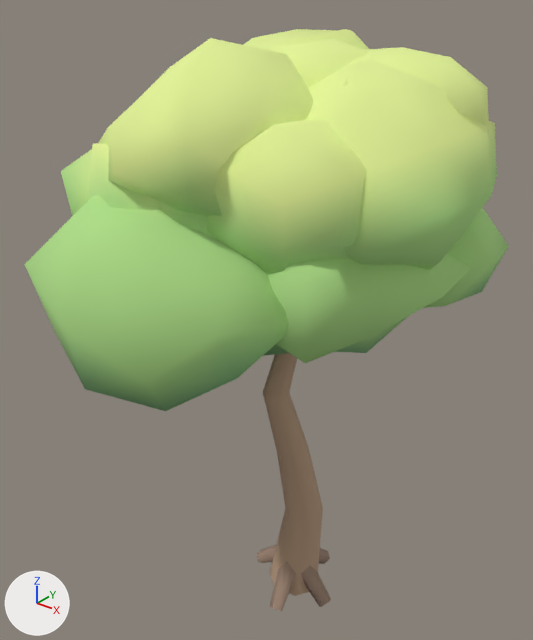
An edit to the glTF model example_game/world/props/oak-tall.prop/model.glb, drawn before and after from the same camera.
One viewpoint serves both versions: a 50 mm camera at (5.56, -6.96, 8.96) aimed at (-0.14, 0.16, 4.55). Arrows for +X, +Y and +Z are at lower left; the lights stay in place. The picture after the commit comes second.

Names of what the first picture shows: 'model'.
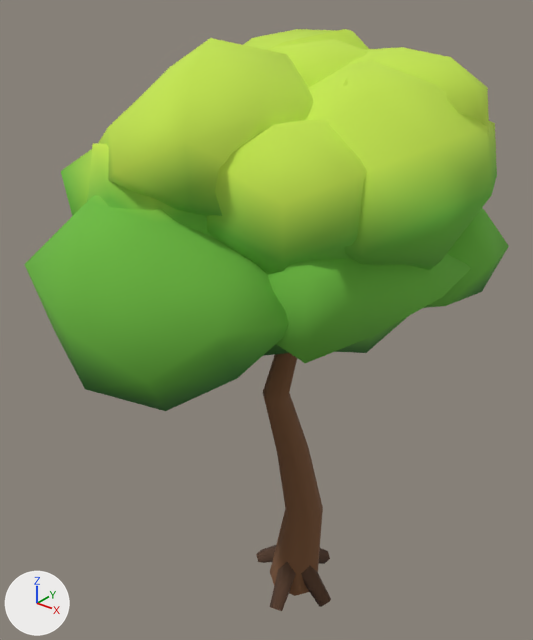
What differs and where, as boxes [x1, y1, x2, y2] in the pictures (533 x 640 px):
part 1 of me_model, recoloured (darker): [24, 29, 509, 611] in both

The edits, one by one:
me_model has 809 vertices, 1501 faces and spans x -2.66..2.66, y -2.92..2.92, z -0.02..8.23.
me_model is used by ob_model.
me_model part 1: 1501 faces centred in x -2.47..2.56, y -2.78..2.83, z 0.08..8.13 are repainted in the vertex colours; the middle colour goes from green #afde88 to green #6dbb40.
